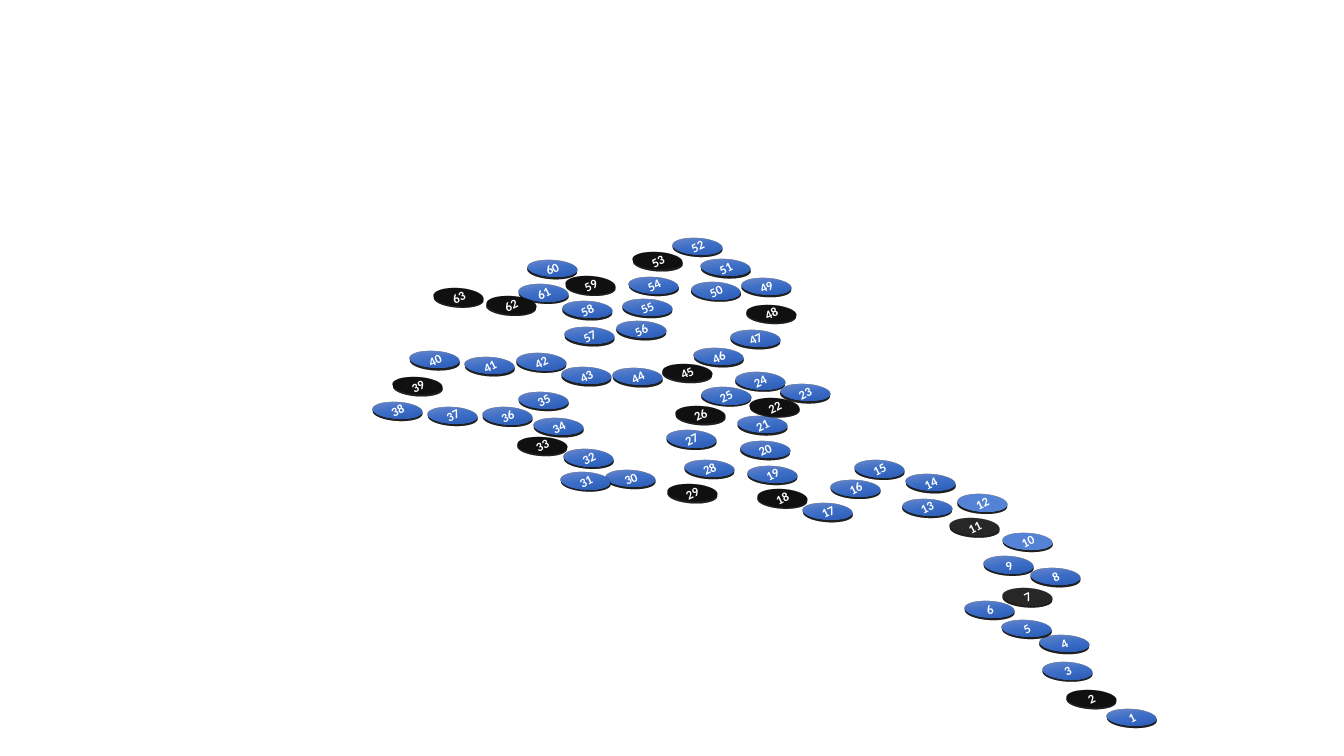
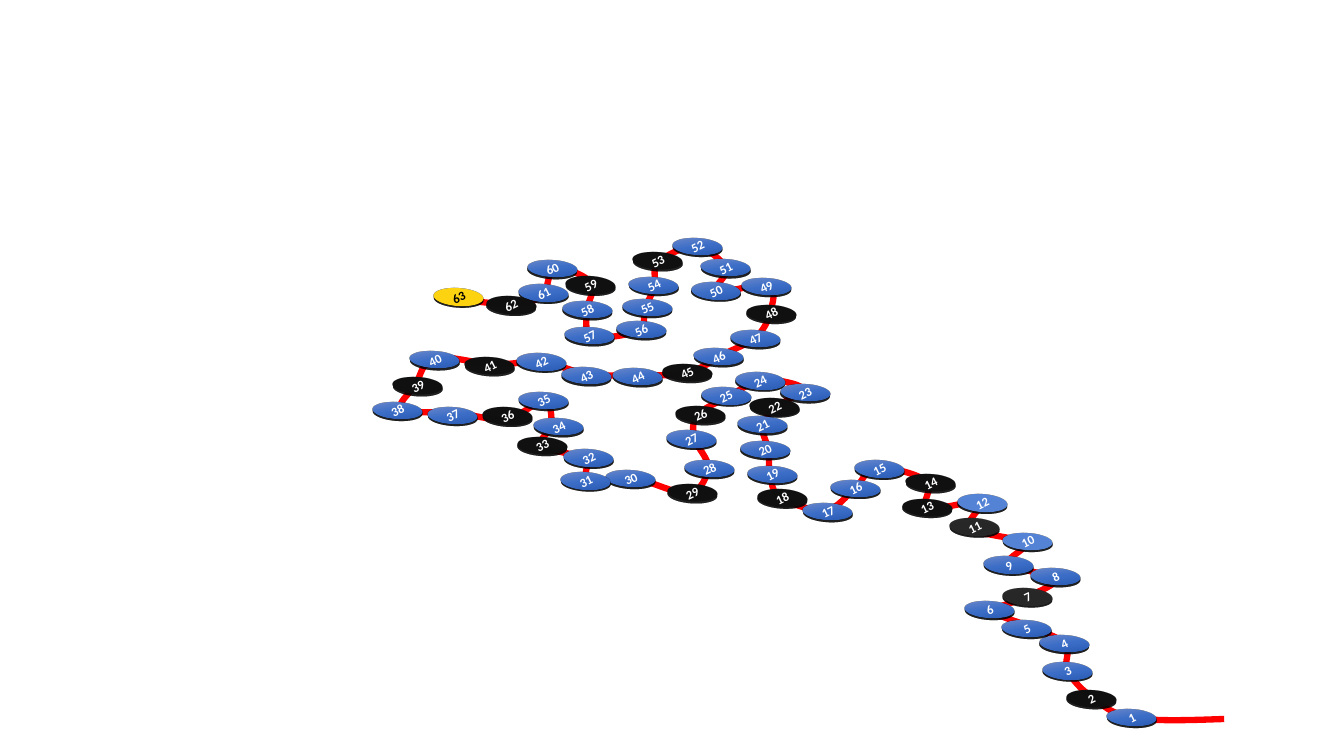
Before and after one commit to jfbenckhuijsen/migration-game, a slide deck: slide 1 of gamemap.pptx. Drawn at 1344x756 pixels with LibreOffice and Linux fonts; fonts in the diff are those of the drawing; background and template pictures are left out. Boxes give left, top, right and bottom in pixels: in the first picture for what was removed or moved away, otherwise in the second. Text is boxed around its words. In the diff, an @@ line names an element or a change of style, - is before the commit and + after.

```diff
--- a/gamemap.pptx
+++ b/gamemap.pptx
@@ freeform shape added at box(400, 247, 1224, 721), outline #FF0000 4.5 pt @@
@@ ellipse "63" at box(435, 268, 482, 326): text colour #FFFFFF to #000000; fill #000000 to #FFC000 @@
@@ fill gradient #6183CB to #3E70CA to #3062BB to #000000 in 4 elements at box(903, 479, 951, 536), box(907, 454, 955, 511), box(484, 387, 531, 445), box(466, 337, 513, 394) @@
```
Also in this commit, not shown: 1 other file.
